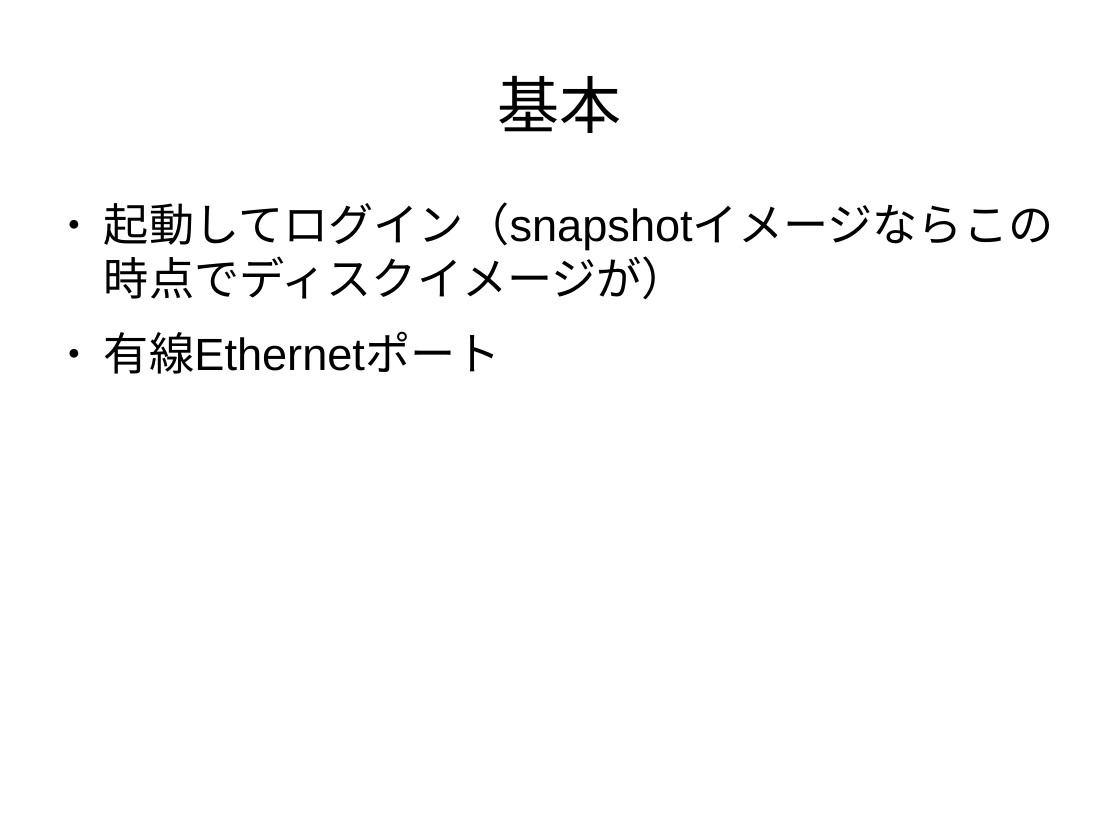
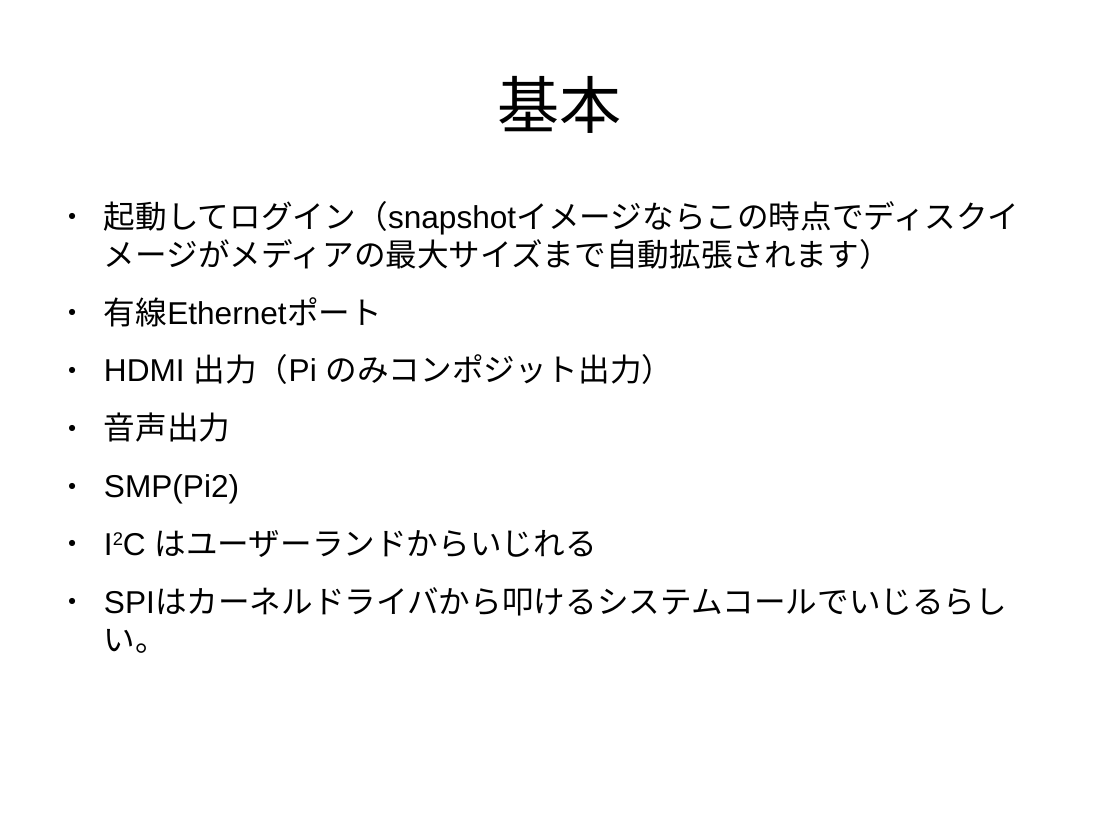
Before and after one commit to s-mitu/RaspberryPi, a slide deck: slide 9 of FreeBSD/Documents/RaspberryPi-20151030.odp. Drawn at 1120x840 pixels with LibreOffice and Linux fonts; fonts in the diff are those of the drawing. Boxes give left, top, right and bottom in pixels: in the first picture for what was removed or moved away, otherwise in the second. Text is boxed around its words. In the diff, an @@ line names an element or a change of style, - is before the commit and + after.

```diff
--- a/FreeBSD/Documents/RaspberryPi-20151030.odp
+++ b/FreeBSD/Documents/RaspberryPi-20151030.odp
@@ text at (x1=104, y1=201, x2=1020, y2=235): text changed; size 32 to 22.4 pt @@
-● 起動してログイン（snapshotイメージならこの時点でディスクイメージが）
+● 起動してログイン（snapshotイメージならこの時点でディスクイメージがメディアの最大サイズまで自動拡張されます）
@@ text at (x1=104, y1=297, x2=382, y2=327): size 32 to 22.4 pt in "有線Ethernetポート" @@
@@ text at (x1=104, y1=354, x2=674, y2=653): paragraphs added @@
+● HDMI 出力（Pi のみコンポジット出力）
+● 音声出力
+● SMP(Pi2)
+● I2C はユーザーランドからいじれる
+● SPIはカーネルドライバから叩けるシステムコールでいじるらしい。
```
Also in this commit, not shown: 6 slides added.
